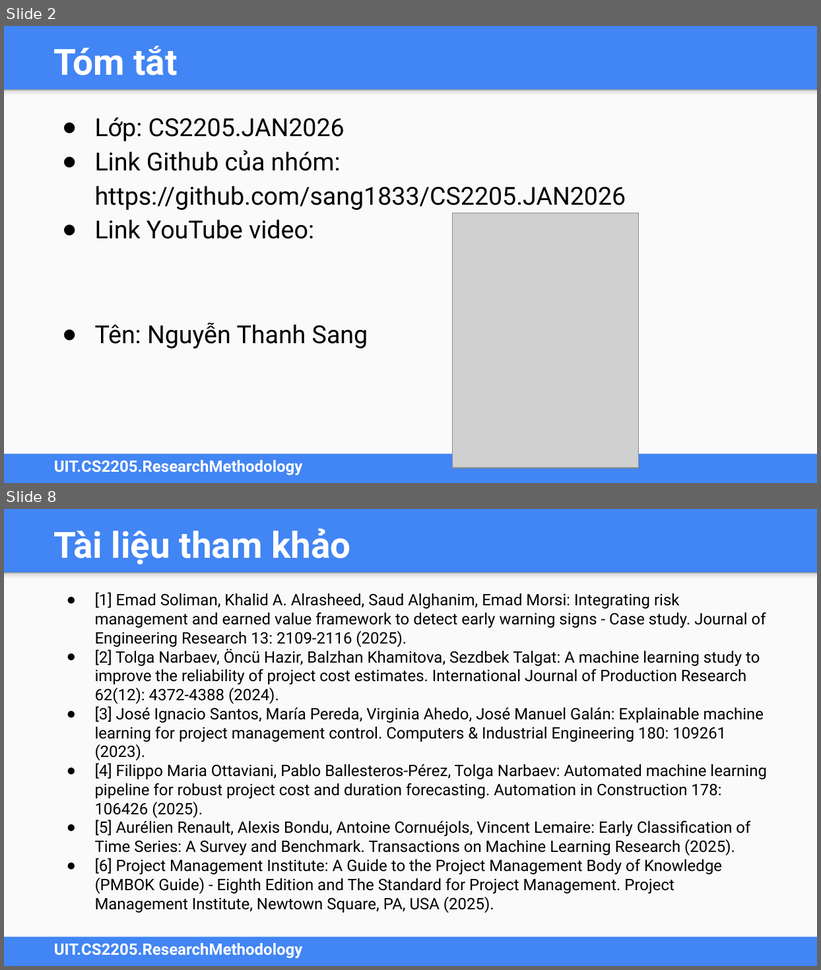
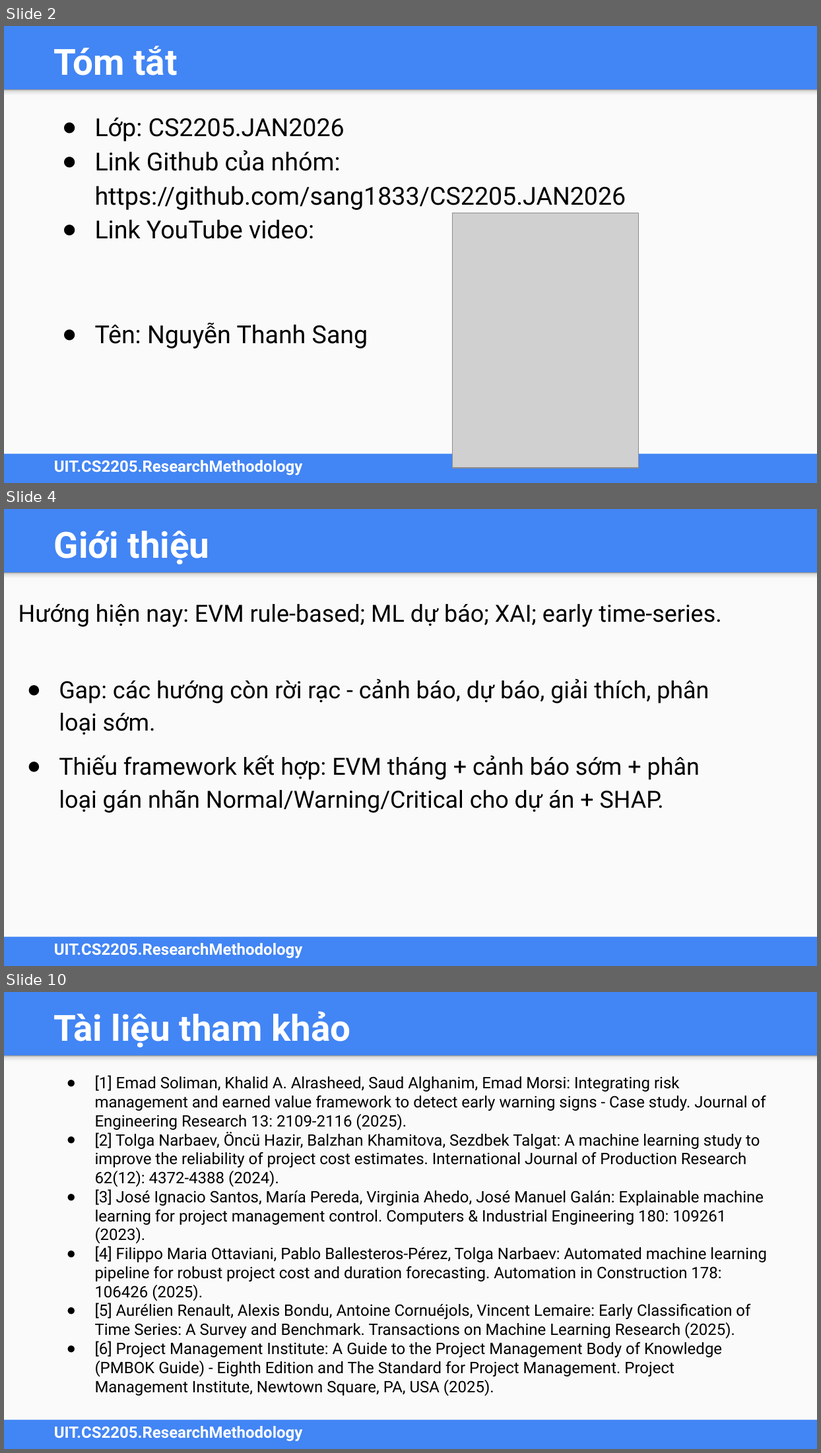
Before and after one commit to sang1833/CS2205.JAN2026, a slide deck: Sang Nguyễn Thanh - CS2205.JAN2026.DeCuong.FinalReport.Slide.pptx. Shown one above the other, each under a label of ours: slides 2 and 8 before the commit, slides 2, 4 and 10 after it; the slides between them are not shown. The pictures are 821x970 and 821x1453 pixels, drawn with LibreOffice and Linux fonts; fonts in the diff are those of the drawing; grey boxes stand for pictures. Boxes give left, top, right and bottom in pixels: in the first picture for what was removed or moved away, otherwise in the second. Text is boxed around its words. In the diff, an @@ line names an element or a change of style, - is before the commit and + after.

```diff
--- a/Sang Nguyễn Thanh - CS2205.JAN2026.DeCuong.FinalReport.Slide.pptx
+++ b/Sang Nguyễn Thanh - CS2205.JAN2026.DeCuong.FinalReport.Slide.pptx
@@ slide 4 added at bbox=[4, 509, 817, 966], background #4285F4; not listed: 3 template elements that a slide beside it also shows @@
@@ title added at bbox=[54, 531, 210, 564], 32 pt, text #FFFFFF, bold @@
+Giới thiệu
@@ text added at bbox=[19, 604, 721, 813], 21 pt, text #000000 @@
+Hướng hiện nay: EVM rule-based; ML dự báo; XAI; early time-series.
+● Gap: các hướng còn rời rạc - cảnh báo, dự báo, giải thích, phân loại sớm.
+● Thiếu framework kết hợp: EVM tháng + cảnh báo sớm + phân loại gán nhãn Normal/Warning/Critical cho dự án + SHAP.
@@ what was slide 8 is now slide 10 @@
```
Also in this commit, not shown: 4 slides changed, 2 other slides added, 1 slide removed, 3 other files.
